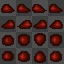
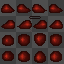
Comparing the layer stacks of the two 64 × 64 images. Changes:
added layer "main" in group "Slim" over [29, 16, 41, 19]
